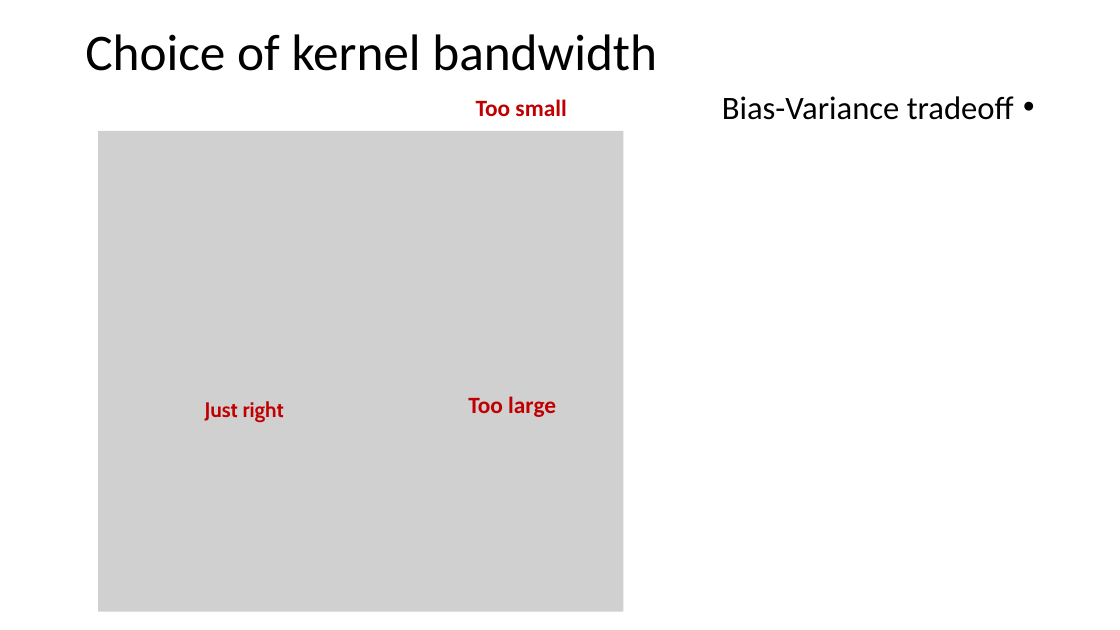
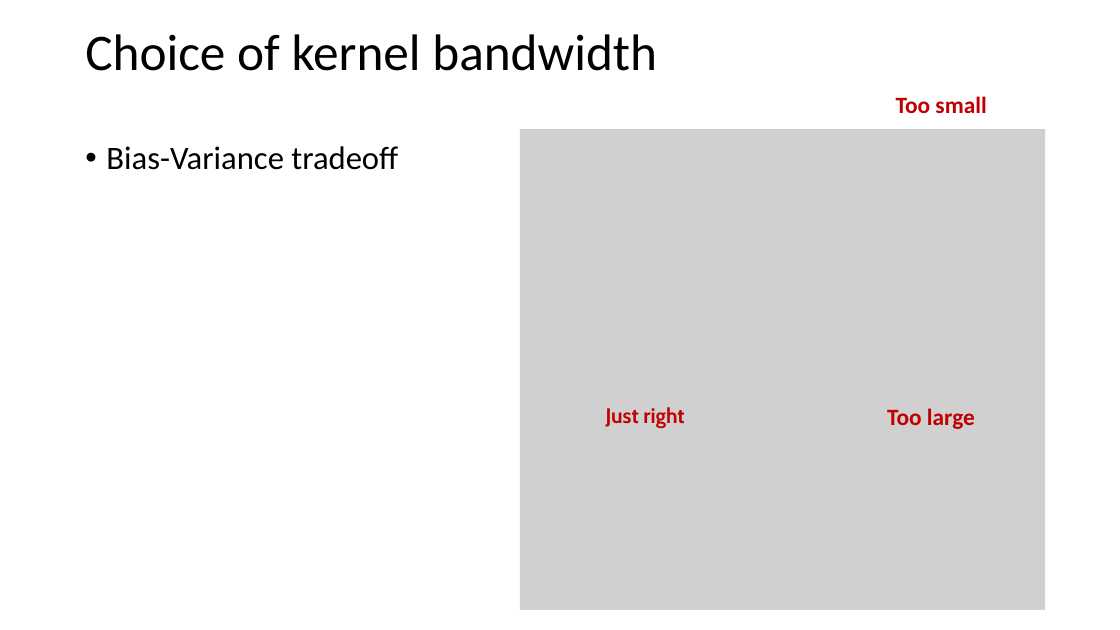
Before and after one commit to SaKhosravi/machine_learning, a slide deck: slide 19 of slides/slide-knn.pptx (slide 18 before the commit). Drawn at 1120x630 pixels with LibreOffice and Linux fonts; fonts in the diff are those of the drawing; grey boxes stand for pictures. Boxes give left, top, right and bottom in pixels: in the first picture for what was removed or moved away, otherwise in the second. Text is boxed around its words. In the diff, an @@ line names an element or a change of style, - is before the commit and + after.

```diff
--- a/slides/slide-knn.pptx
+++ b/slides/slide-knn.pptx
@@ text "Bias-Variance tradeoff" at [106,146,398,170]: alignment right to left @@
@@ text "Too small": place and size @@
-text "Too small" at [476,99,566,116]
+text "Too small" at [896,96,986,113]
@@ picture: place and size @@
-picture at [98,131,623,612]
+picture at [520,129,1045,610]
@@ text "Just right": place and size @@
-text "Just right" at [205,401,284,423]
+text "Just right" at [606,407,684,429]
@@ text "Too large": place and size @@
-text "Too large" at [468,396,556,417]
+text "Too large" at [887,408,975,429]
```
Also in this commit, not shown: 16 other slides changed, 10 slides added, 5 slides removed.
